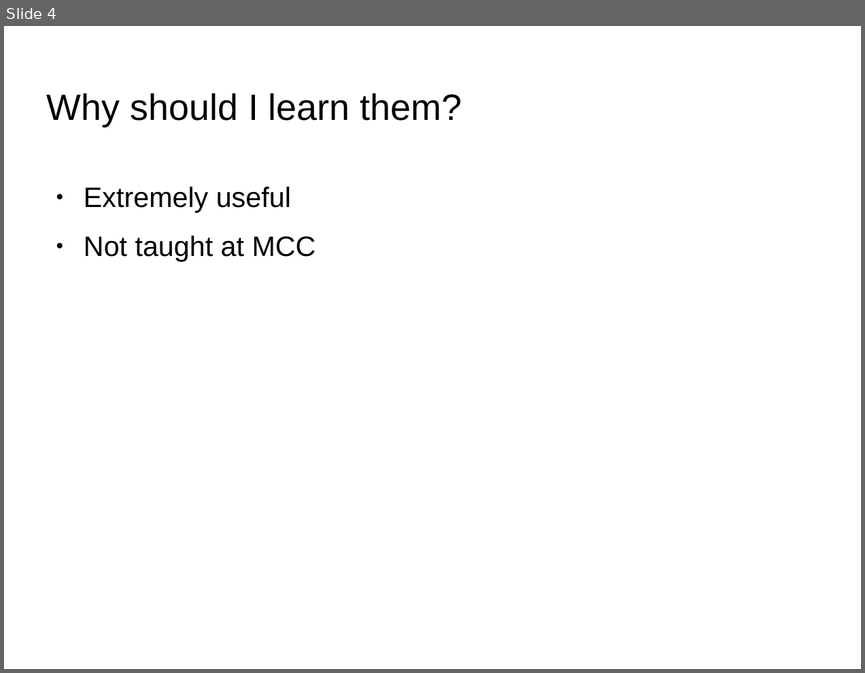
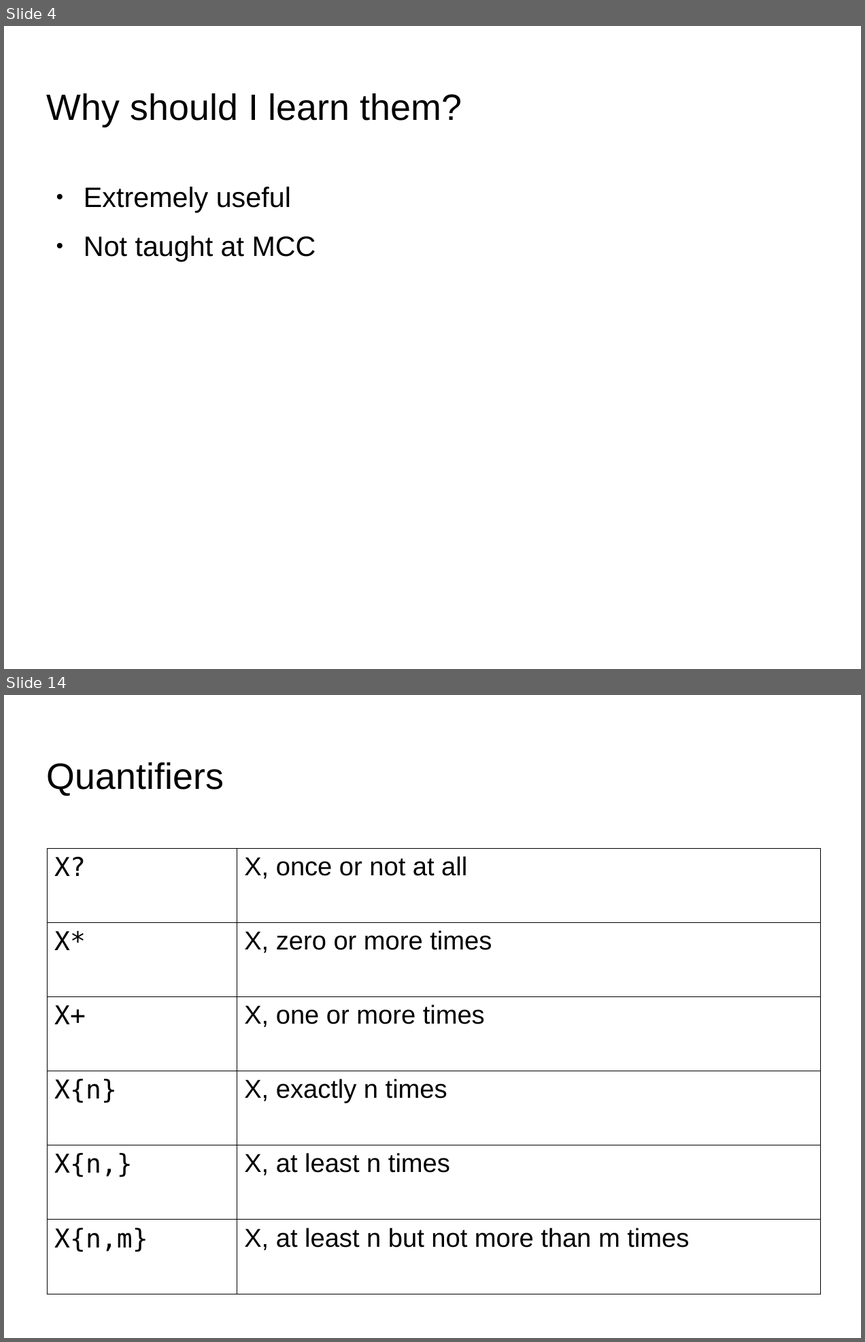
Before and after one commit to codetech/regular-expressions, a slide deck: presentation/presentation.odp. Shown one above the other, each under a label of ours: slide 4 before the commit, slides 4 and 14 after it; the slides between them are not shown. The pictures are 865x673 and 865x1342 pixels, drawn with LibreOffice and Linux fonts; fonts in the diff are those of the drawing; background and template pictures are left out. Boxes give left, top, right and bottom in pixels: in the first picture for what was removed or moved away, otherwise in the second. Text is boxed around its words. In the diff, an @@ line names an element or a change of style, - is before the commit and + after.

```diff
--- a/presentation/presentation.odp
+++ b/presentation/presentation.odp
@@ slide 14 added at [4, 695, 861, 1338], background picture (left out) @@
@@ title added at [47, 762, 224, 796], 33.9 pt, text #000000 @@
+Quantifiers
@@ table added at [47, 848, 821, 1293], 6 rows, 2 columns @@
+X? | X, once or not at all
+X* | X, zero or more times
+X+ | X, one or more times
+X{n} | X, exactly n times
+X{n,} | X, at least n times
+X{n,m} | X, at least n but not more than m times
```
Also in this commit, not shown: 3 slides changed, 8 other slides added, 1 slide removed.
